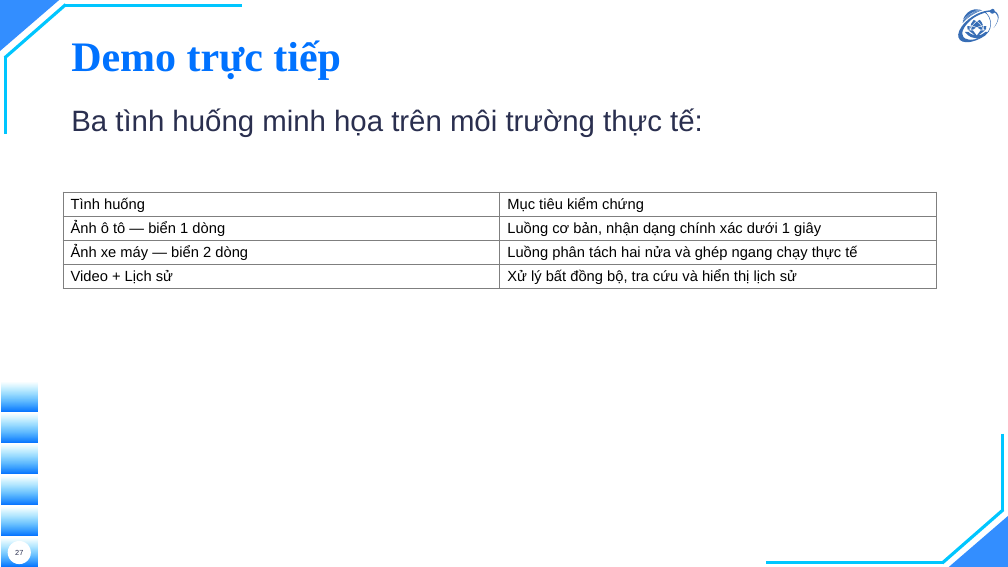
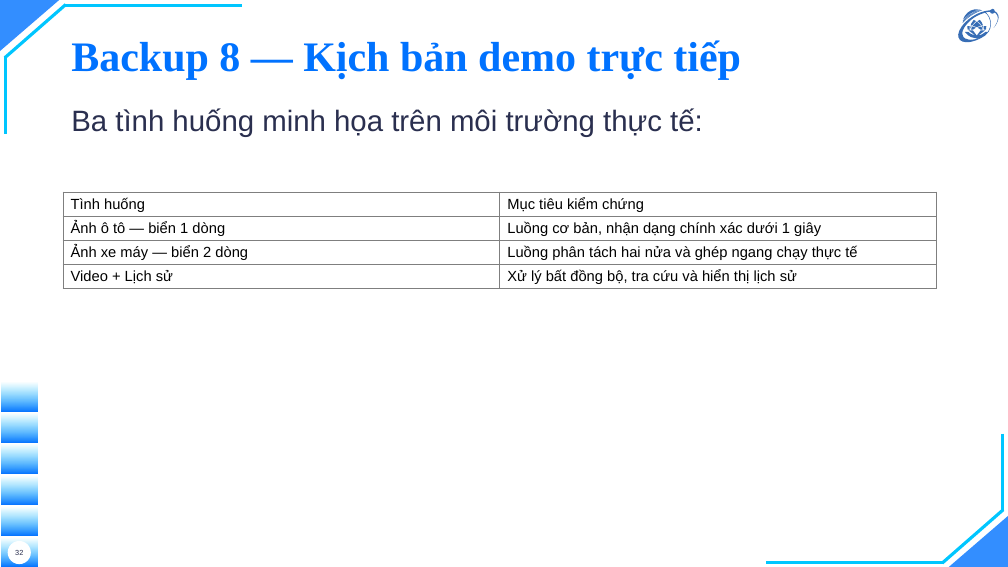
Before and after one commit to hieunguyen2604/alpr-do-an-mon-hoc, a slide deck: slide 32 of docs/slides/slides.pptx (slide 27 before the commit). Drawn at 1008x567 pixels with LibreOffice and Linux fonts; fonts in the diff are those of the drawing; background and template pictures are left out. Boxes give left, top, right and bottom in pixels: in the first picture for what was removed or moved away, otherwise in the second. Text is boxed around its words. In the diff, an @@ line names an element or a change of style, - is before the commit and + after.

Commit message:
slides: dung lai bo bao ve theo kich ban 24 slide / 15 phut + kich ban noi
Nguoi thuc hien soan kich ban 24 slide voi ngan sach thoi gian tung slide. Bo
cu co 30 slide chinh + 7 backup, nen dung lai cho khop:
  BO khoi phan chinh: Can cu phap ly · Bac thang phuc hoi · Co so du lieu ·
                      Giao dien · Cam on
  CHUYEN xuong backup: Demo truc tiep -> Backup 8. Kich ban khong co demo,
                      nhung bo HAN slide demo thi buoi bao ve mat luon phuong an
                      trinh dien; de o backup thi van goi duoc neu hoi dong hoi.
  GOP: Han che + Huong phat trien -> mot slide, dat canh nhau theo cap
Ket qua: 32 slide = 24 chinh (ke ca trang tieu de tu YAML) + 8 backup.

HAI SO LIEU SAI TREN SLIDE, phat hien khi doi chieu tung con so voi quyen:
 1. Phan ra do tre ghi OCR 64,3% / detect 34,0% voi cac gia tri 2,83 / 57,27 /
    108,28 ms. Quyen ghi 60,8% / 38,0% voi 1,78 / 55,66 / 89,16 ms. Slide dung
    so cua mot luot do CU, truoc dot toi uu tang chay. Da sua theo quyen.
    (Kich ban nguoi thuc hien soan cung ghi 64/34 — lay tu slide cu.)
 2. Backup 3 "Phan tich loi" dung so LUOT 4: 697 ca sai, E3 445 / E4 73 / E5 18,
    va co hai dong "bo sot bien 335" + "phat hien nham". Toan bo da bi thay o
    quyen: luot 5 cho 644 ca, sau lop, va hai dong kia KHONG THE ton tai tren
    ngu lieu anh cat san. Da dung lai tu cung nguon voi Bang 5.11.
Kem theo: A6 — 85% la NGUONG TOI THIEU chu khong phai muc tieu (muc tieu 0,90),
slide cu ghi nham.

VA MOT LOI TRONG CHINH BANG TOI DUNG LAI HOM QUA: Bang 5.11 in phan tram bang
DAU CHAM (60.87%) trong khi ca quyen dung dau phay. 13 cho, da sua.

KICH BAN NOI (docs/slides/10-kich-ban-noi.md, moi):
Loi noi day du cho 24 slide, kem 10 khung "neu bi hoi" o dung cho hoi dong hay
van, va ba cau hoi gan nhu chac chan bi hoi kem cau tra loi gon.

MOT LOI SO HOC TRONG CHINH KICH BAN: cong ngan sach cua 24 slide ra 990 giay =
16 phut 30, VUOT 1,5 phut so voi 15 phut. Da can lai: giu nguyen 60s cho ba
slide loi 15/16/17 (ket qua OCR, so sanh bo cuc, dong gop hau xu ly — ba slide
mang toan bo gia tri hoc thuat), cat o 12 slide con lai. Nay 885 giay = 14:45,
chua 15 giay troi. Phan bo: Tong quan 3:05 · Thiet ke 3:45 · Thuc nghiem 6:35 ·
Ket luan 1:20 — dung y "don thoi luong vao phan ket qua".

Do duoc: 29 so trong kich ban va 59 so tren slide deu doi chieu voi quyen,
khong con so nao lech; 1004 test qua; 79 trang.

```diff
--- a/docs/slides/slides.pptx
+++ b/docs/slides/slides.pptx
@@ title at [71, 40, 741, 79]: text changed @@
-Demo trực tiếp
+Backup 8 — Kịch bản demo trực tiếp
@@ page number at [15, 550, 23, 555]: text changed @@
-27
+32
```
Also in this commit, not shown: 2 other slides changed, 1 slide added, 7 slides removed, 10 other files.
